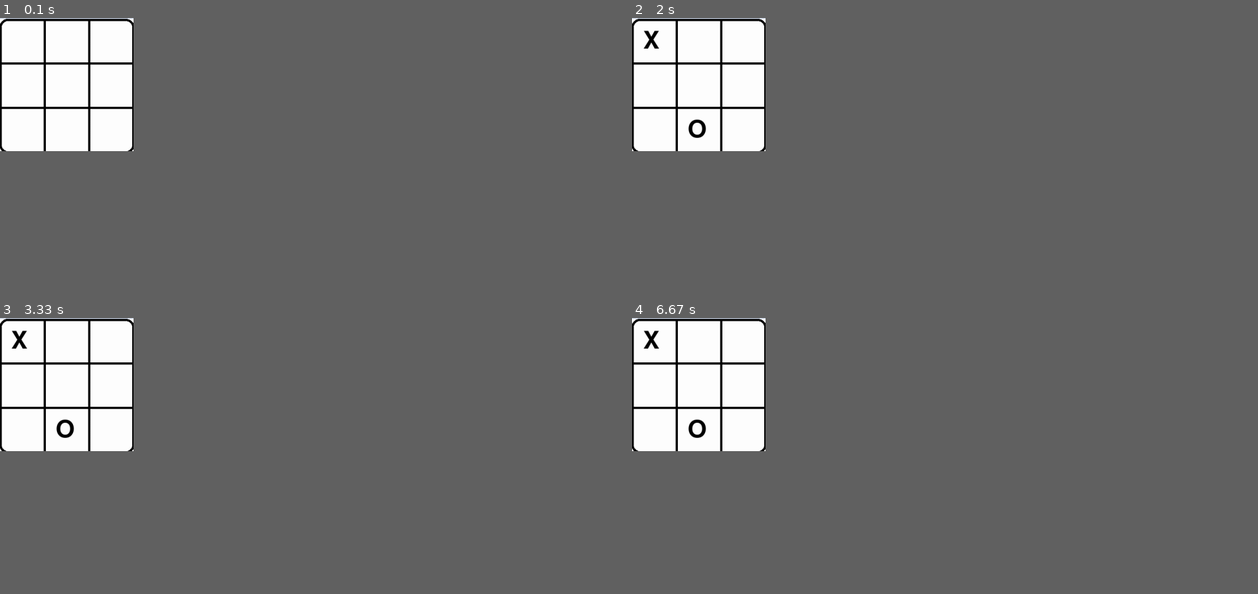
Above: before the commit, frames 1-4 (two rows, left to right).
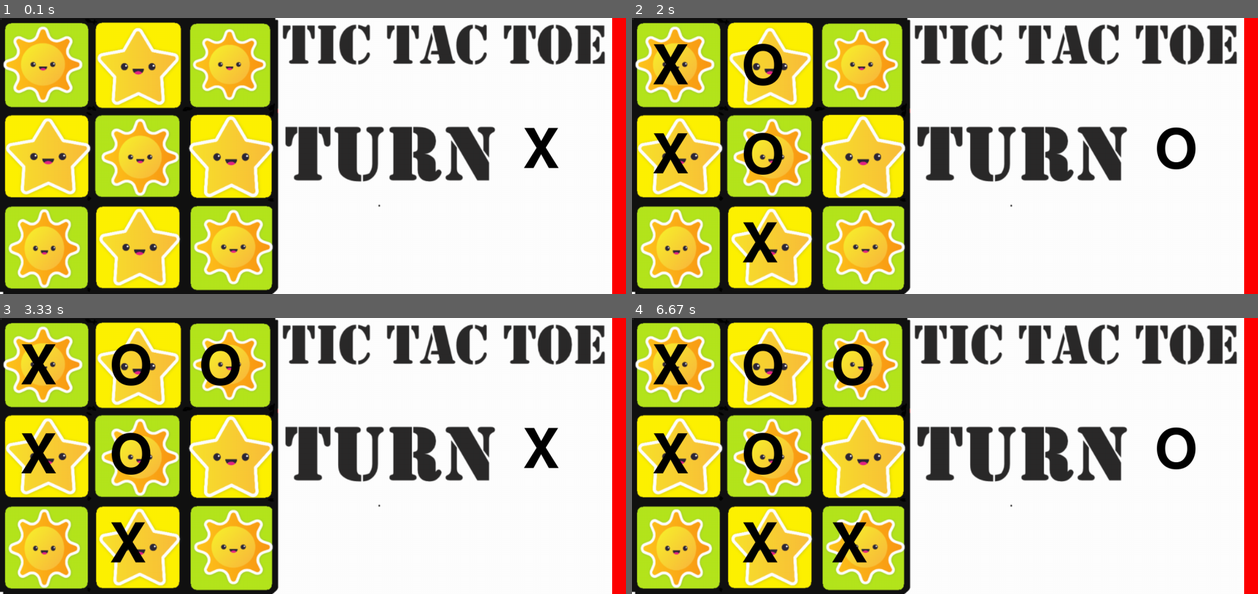
Above: after the commit, the same moments.

Repository: deepakkumar6/Games
Game: pygame game, started from TicTacToe_pygame/code.py
Same seed, same stepped clock (60 frames per second), same inputs: the game is played once before the commit and once after it.
Inputs (mouse positions are in pixels of both pictures, inside the frame that each line leads up to):
- Up to frame 1 (0.1 s): no input
- Up to frame 2 (2 s): click (675, 62) at 0.38 s; click (794, 158) at 0.88 s; click (750, 219) at 1.22 s; click (782, 53) at 1.55 s; click (719, 147) at 1.88 s
- Up to frame 3 (3.33 s): click (225, 398) at 3.22 s
- Up to frame 4 (6.67 s): click (851, 536) at 6.55 s
In our replay, the window is 192x192 before the commit and 900x398 after it. These sizes can differ from the game's own. Grey fills any space a smaller window leaves; there, only what the larger window draws over its background counts as a difference.

The runs differ from the first frame. In frame 1, 52% of the frame differs, in the area x 0-100%, y 0-100%; in frame 2, 52%; in frame 3, 52%; in frame 4, 52%.

Commit message:
aking board bigger and adding player's turn

Diff:
--- a/TicTacToe_pygame/code.py
+++ b/TicTacToe_pygame/code.py
@@ -2,32 +2,34 @@
 import os
 import random
 
-pygame.init()
+pygame.init() # this step is must
 
 #initial setup display
-WIDTH,HEIGHT=300,300
+WIDTH,HEIGHT=1400,620
 win = pygame.display.set_mode((WIDTH,HEIGHT))
 
 
-
 # fonts
-LETTER_FONT = pygame.font.SysFont('comicsans',80)
+LETTER_FONT = pygame.font.SysFont("stencil",180)
+print(pygame.font.get_fonts())
 
 # board
 board_pic = pygame.image.load('board_pic.png')
 
-
+# color (R,G,B)
 BLACK = (0,0,0)
 WHITE = (255,255,255)
 RED = (255,0,0)
 
+# adjusting frame per second
 FPS = 60
 clock = pygame.time.Clock()
-[4]
 
-cell_pos = [[100, 100, 0, False, " "], [100, 200, 1, False, " "], [100, 300, 2, False, " "],\
-            [200, 100, 3, False, " "], [200, 200, 4, False, " "], [200, 300, 5, False, " "],\
-            [300, 100, 6, False, " "], [300, 200, 7, False, " "], [300, 300, 8, False, " "]]
+cell_pos = [[200, 200, 0, False, ' '], [200, 400, 1, False, ' '], [200, 600, 2, False, ' '],\
+            [400, 200, 3, False, ' '], [400, 400, 4, False, ' '], [400, 600, 5, False, ' '],\
+            [600, 200, 6, False, ' '], [600, 400, 7, False, ' '], [600, 600, 8, False, ' ']]
+
+
 
 
 
@@ -46,7 +48,9 @@
         x,y,idx,vis,pyr=cell
         if vis:
             txt = LETTER_FONT.render(pyr,1,BLACK)
-            win.blit(txt,(x-75,y-75))
+            win.blit(txt,(x-155,y-150))
+    curr_player = LETTER_FONT.render(player,1,BLACK)
+    win.blit(curr_player,(1169, 238))
     pygame.display.update()
 
 # check game things
@@ -83,7 +87,7 @@
 
 
 def index(x,y,X,Y):
-    return x<=X and y<=Y
+    return X-200<=x<=X and Y-200<=y<=Y
 
 
 turn = 0
Binary file changed: TicTacToe_pygame/board_pic.PNG
